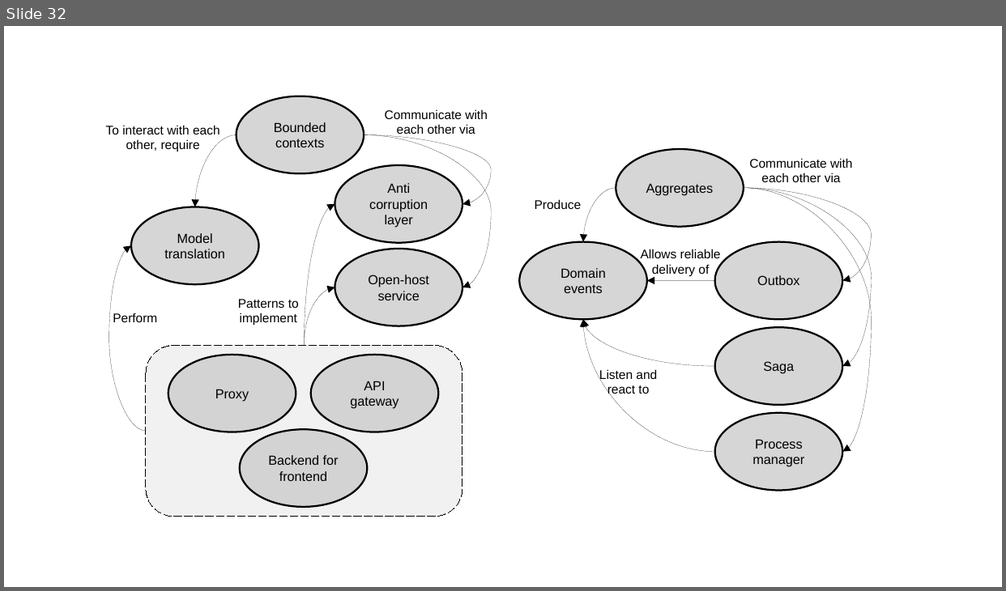
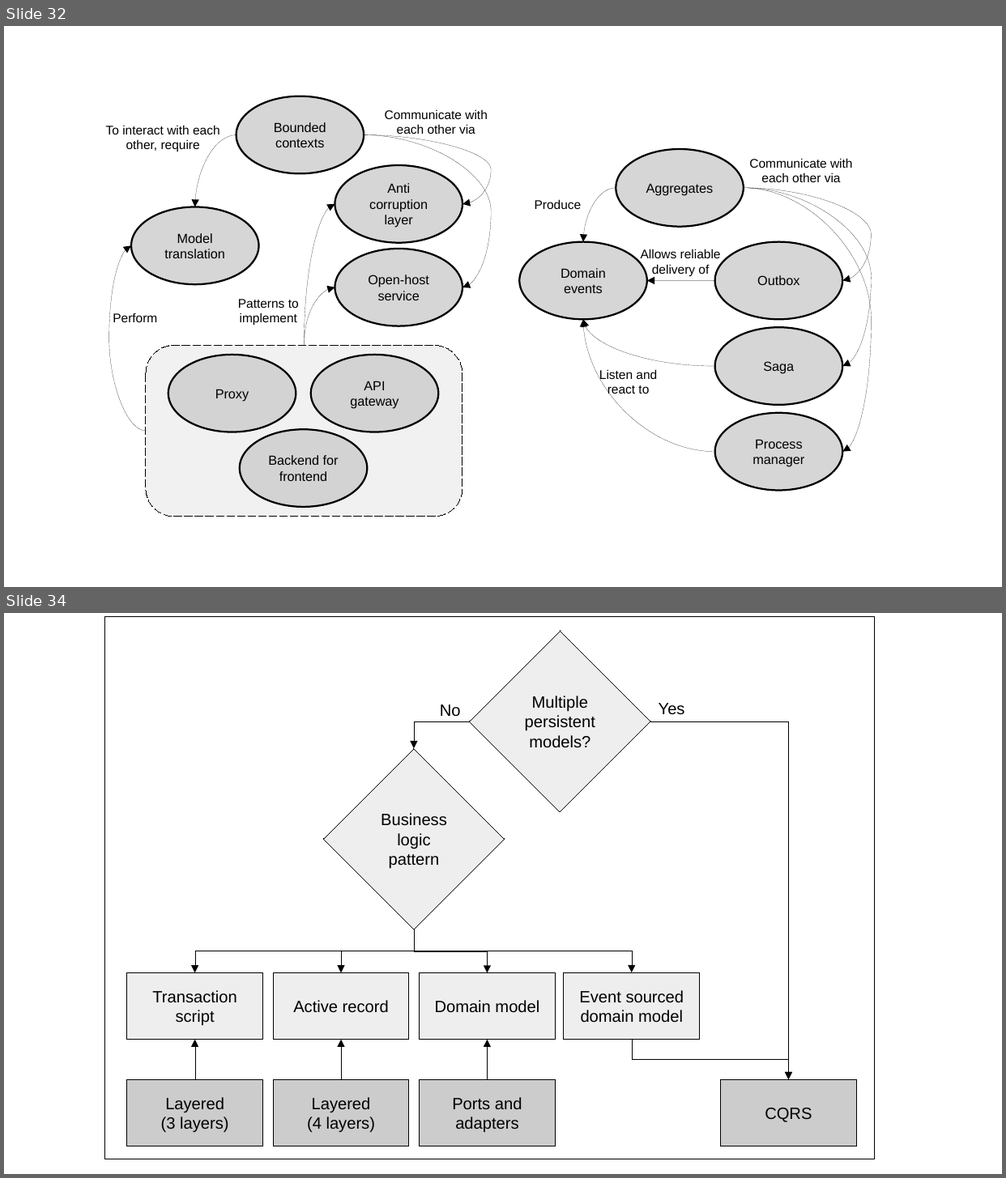
Before and after one commit to megakevin/end-point-blog, a slide deck: 2025/09/high-level-system-analysis-and-design-ddd-part-1/diagrams.odp. Shown one above the other, each under a label of ours: slide 32 before the commit, slides 32 and 34 after it; the slides between them are not shown. The pictures are 1006x591 and 1006x1178 pixels, drawn with LibreOffice and Linux fonts; fonts in the diff are those of the drawing. Boxes give left, top, right and bottom in pixels: in the first picture for what was removed or moved away, otherwise in the second. Text is boxed around its words. In the diff, an @@ line names an element or a change of style, - is before the commit and + after.

```diff
--- a/2025/09/high-level-system-analysis-and-design-ddd-part-1/diagrams.odp
+++ b/2025/09/high-level-system-analysis-and-design-ddd-part-1/diagrams.odp
@@ slide 34 added at [4,613,1002,1174], background #FFFFFF @@
@@ rectangle added at [105,616,875,1160], fill #FFFFFF, outline #000000 0 pt @@
@@ diamond added at [470,631,650,812], fill #EEEEEE, outline #000000 0 pt, 13 pt, text #000000 @@
+Multiple persistent models?
@@ text added at [440,705,461,717], 13 pt, text #000000 @@
+No
@@ text added at [658,703,685,715], 13 pt, text #000000 @@
+Yes
@@ elbow arrow added from (470, 722) to (414, 749), #000000 0 pt @@
@@ elbow arrow added from (650, 722) to (789, 1080), #000000 0 pt @@
@@ diamond added at [324,749,505,930], fill #EEEEEE, outline #000000 0 pt, 13 pt, text #000000 @@
+Business logic pattern
@@ elbow arrow added from (414, 930) to (195, 973), #000000 0 pt @@
@@ elbow arrow added from (414, 930) to (341, 973), #000000 0 pt @@
@@ elbow arrow added from (414, 930) to (488, 973), #000000 0 pt @@
@@ elbow arrow added from (414, 930) to (632, 973), #000000 0 pt @@
@@ rectangle added at [127,973,263,1041], fill #EEEEEE, outline #000000 0 pt, 13 pt, text #000000 @@
+Transaction script
@@ rectangle added at [273,973,409,1041], fill #EEEEEE, outline #000000 0 pt, 13 pt, text #000000 @@
+Active record
@@ rectangle added at [420,973,556,1041], fill #EEEEEE, outline #000000 0 pt, 13 pt, text #000000 @@
+Domain model
@@ rectangle added at [564,973,700,1040], fill #EEEEEE, outline #000000 0 pt, 13 pt, text #000000 @@
+Event sourced domain model
@@ elbow arrow added from (195, 1080) to (195, 1040), #000000 0 pt @@
@@ elbow arrow added from (341, 1080) to (341, 1040), #000000 0 pt @@
@@ elbow arrow added from (488, 1080) to (488, 1040), #000000 0 pt @@
@@ elbow arrow added from (632, 1040) to (789, 1080), #000000 0 pt @@
@@ rectangle added at [127,1080,263,1148], fill #CCCCCC, outline #000000 0 pt, 13 pt, text #000000 @@
+Layered
+(3 layers)
@@ rectangle added at [273,1080,409,1148], fill #CCCCCC, outline #000000 0 pt, 13 pt, text #000000 @@
+Layered
+(4 layers)
@@ rectangle added at [420,1080,556,1148], fill #CCCCCC, outline #000000 0 pt, 13 pt, text #000000 @@
+Ports and adapters
@@ rectangle added at [721,1080,857,1148], fill #CCCCCC, outline #000000 0 pt, 13 pt, text #000000 @@
+CQRS
```
Also in this commit, not shown: 3 other slides added, 5 other files.
